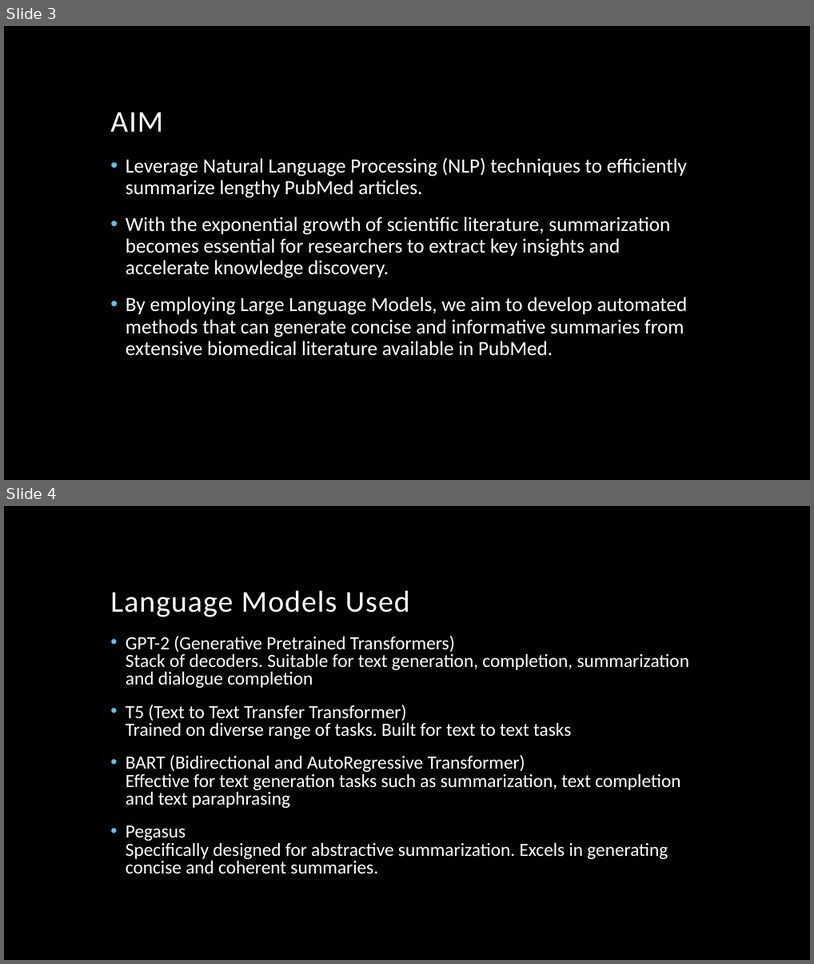
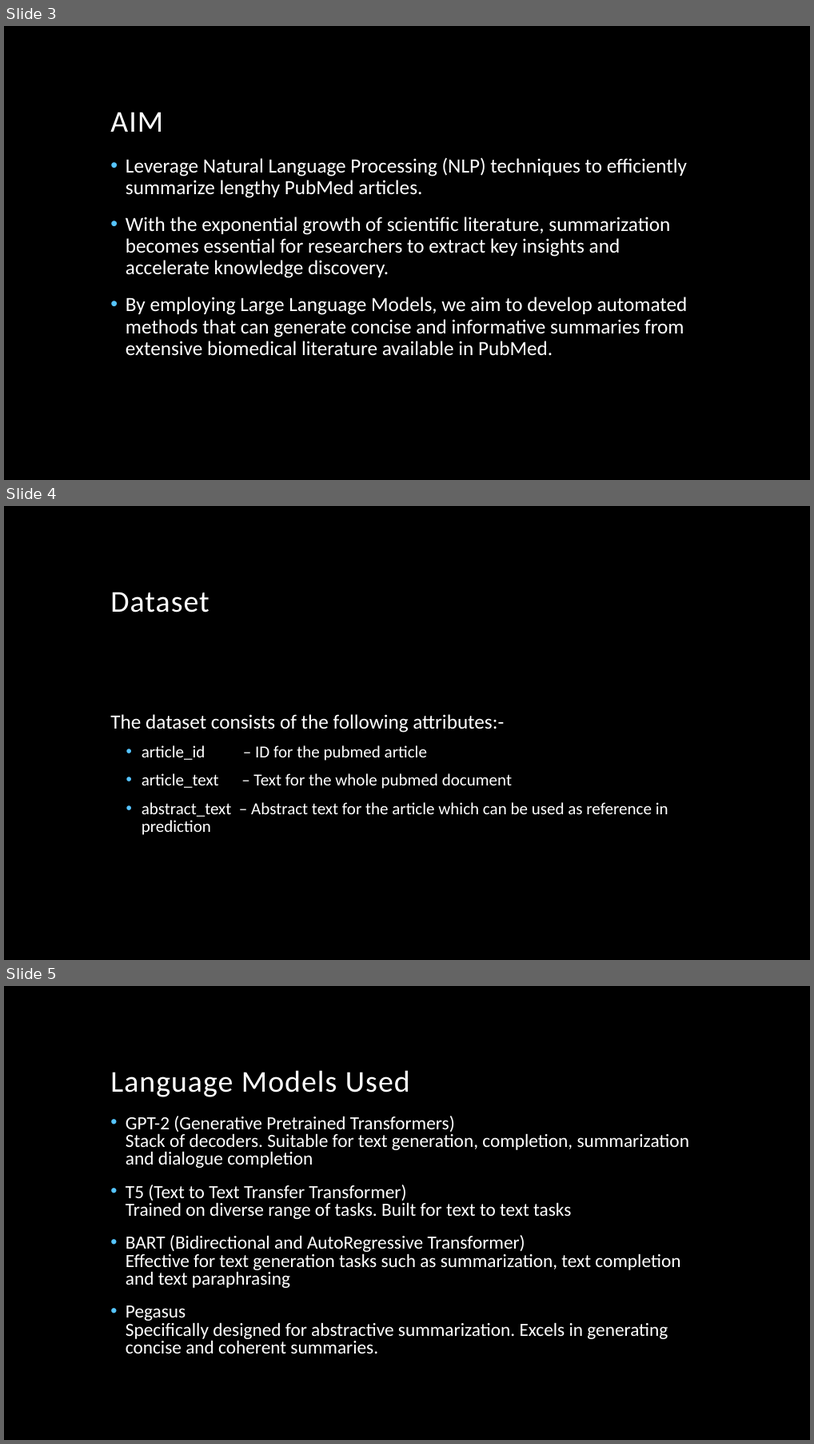
Before and after one commit to akhilchitreddy/summarizing-pubmed, a slide deck: Summarizing Pubmed Articles.pptx. Shown one above the other, each under a label of ours: slides 3 and 4 before the commit, slides 3, 4 and 5 after it. The pictures are 814x964 and 814x1444 pixels, drawn with LibreOffice and Linux fonts; fonts in the diff are those of the drawing; background and template pictures are left out. Boxes give left, top, right and bottom in pixels: in the first picture for what was removed or moved away, otherwise in the second. Text is boxed around its words. In the diff, an @@ line names an element or a change of style, - is before the commit and + after.

Commit message:
dataset slide added

```diff
--- a/Summarizing Pubmed Articles.pptx
+++ b/Summarizing Pubmed Articles.pptx
@@ slide 4 added at (4, 506, 810, 960), background picture (left out) @@
@@ title added at (110, 592, 209, 612), 36 pt, text #FFFFFF @@
+Dataset
@@ text added at (110, 714, 669, 835), 20 pt, text #FFFFFF @@
+The dataset consists of the following attributes:-
+  • article_id – ID for the pubmed article
+  • article_text – Text for the whole pubmed document
+  • abstract_text – Abstract text for the article which can be used as reference in prediction
@@ what was slide 4 is now slide 5 @@
```
Also in this commit, not shown: 1 slide changed.
